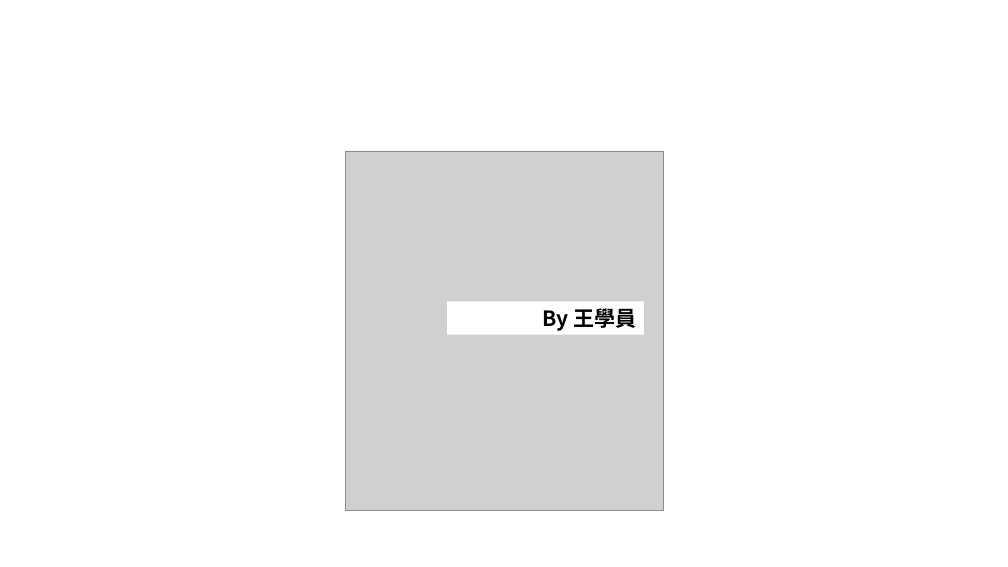
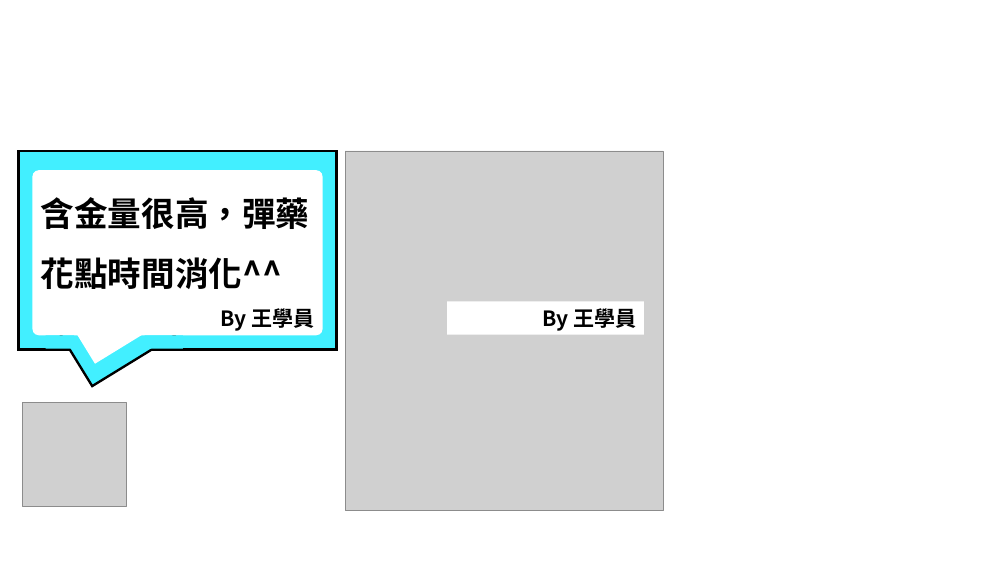
Before and after one commit to AI-FREE-Team/AI-FREE-Team.github.io, a slide deck: slide 8 of generative_ai_course/assets/img/phase2/新增 Microsoft PowerPoint 簡報.pptx. Drawn at 1008x567 pixels with LibreOffice and Linux fonts; fonts in the diff are those of the drawing; grey boxes stand for pictures. Boxes give left, top, right and bottom in pixels: in the first picture for what was removed or moved away, otherwise in the second. Text is boxed around its words. In the diff, an @@ line names an element or a change of style, - is before the commit and + after.

```diff
--- a/generative_ai_course/assets/img/phase2/新增 Microsoft PowerPoint 簡報.pptx
+++ b/generative_ai_course/assets/img/phase2/新增 Microsoft PowerPoint 簡報.pptx
@@ group added at (19, 151, 337, 507): 5 rectangles, 2 texts, 1 ellipse, 1 rounded rectangle, 1 picture @@
+含金量很高，彈藥花點時間消化^^
+By 王學員
```
Also in this commit, not shown: 5 other slides changed, 10 other files.
